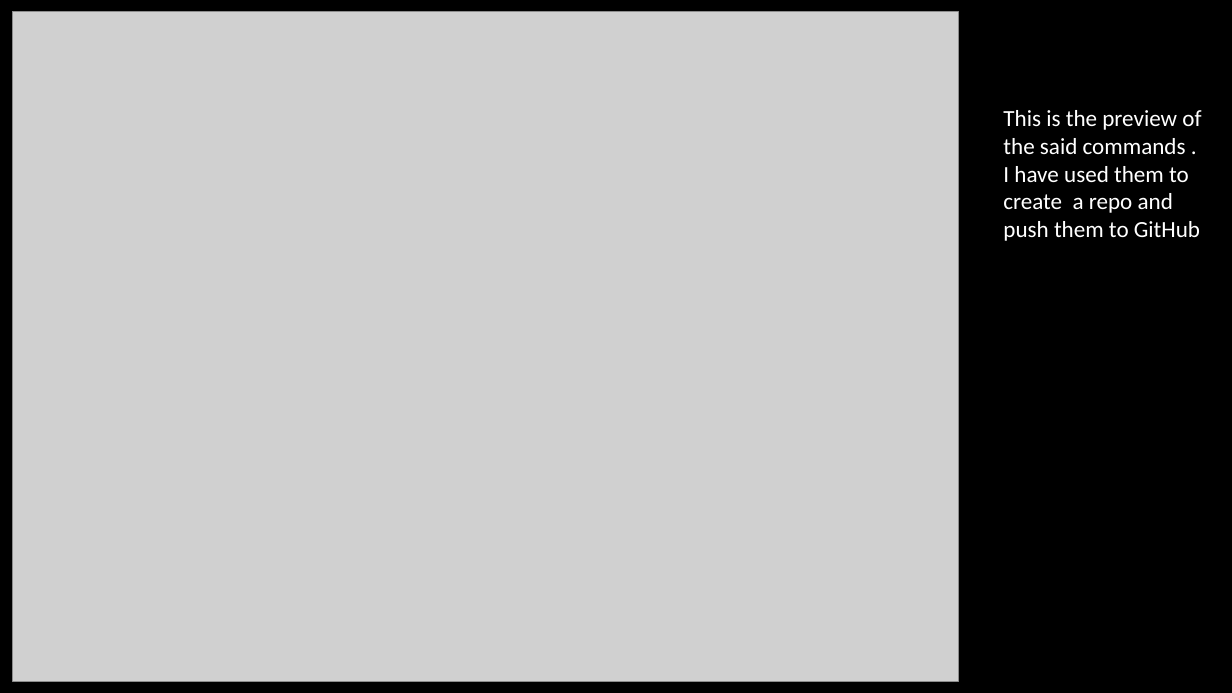
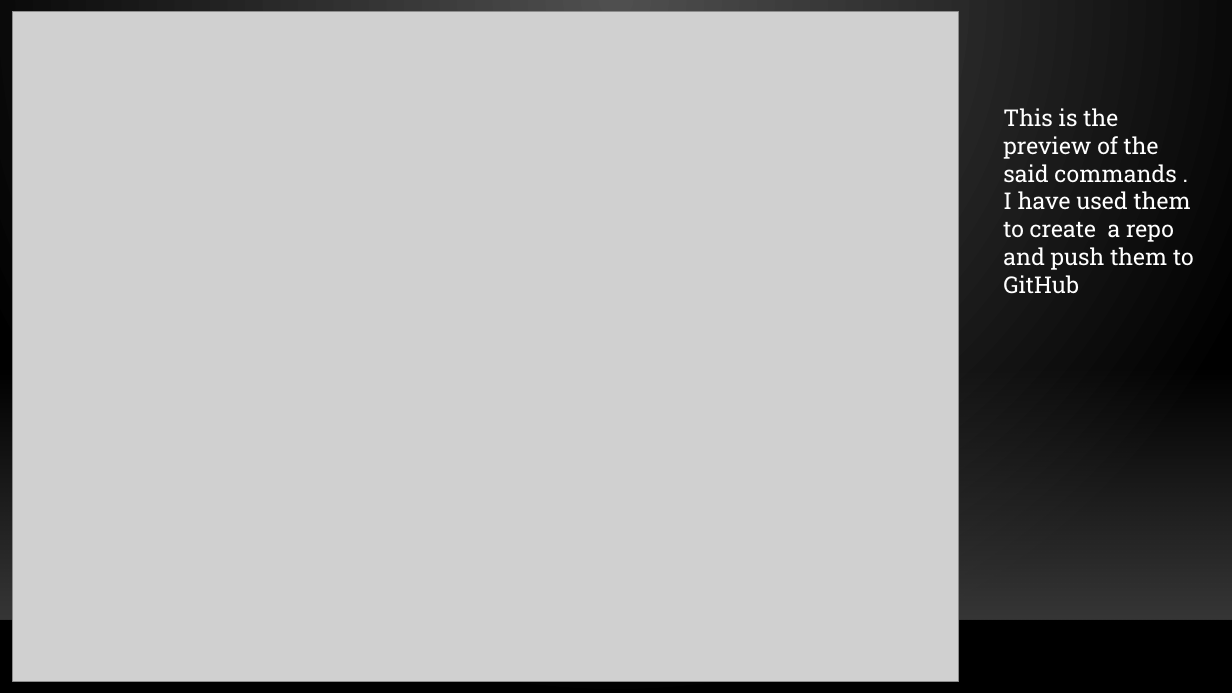
Before and after one commit to gwydion67/KOSS-presentation, a slide deck: slide 5 of New Git Concepts.pptx. Drawn at 1232x693 pixels with LibreOffice and Linux fonts; fonts in the diff are those of the drawing; grey boxes stand for pictures; background and template pictures are left out. Boxes give left, top, right and bottom in pixels: in the first picture for what was removed or moved away, otherwise in the second. Text is boxed around its words. In the diff, an @@ line names an element or a change of style, - is before the commit and + after.

```diff
--- a/New Git Concepts.pptx
+++ b/New Git Concepts.pptx
@@ background #000000 to gradient #505050 to #000000 @@
@@ text "This is the preview of ..." at (1003, 108, 1194, 294): font Calibri to Roboto Slab @@
@@ rectangle added at (0, 366, 1232, 619), fill gradient #454545 @@
@@ line added from (0, 620) to (1232, 620), #000001 1 pt @@
```
Also in this commit, not shown: 9 other slides changed, 6 slides added, 6 slides removed.
